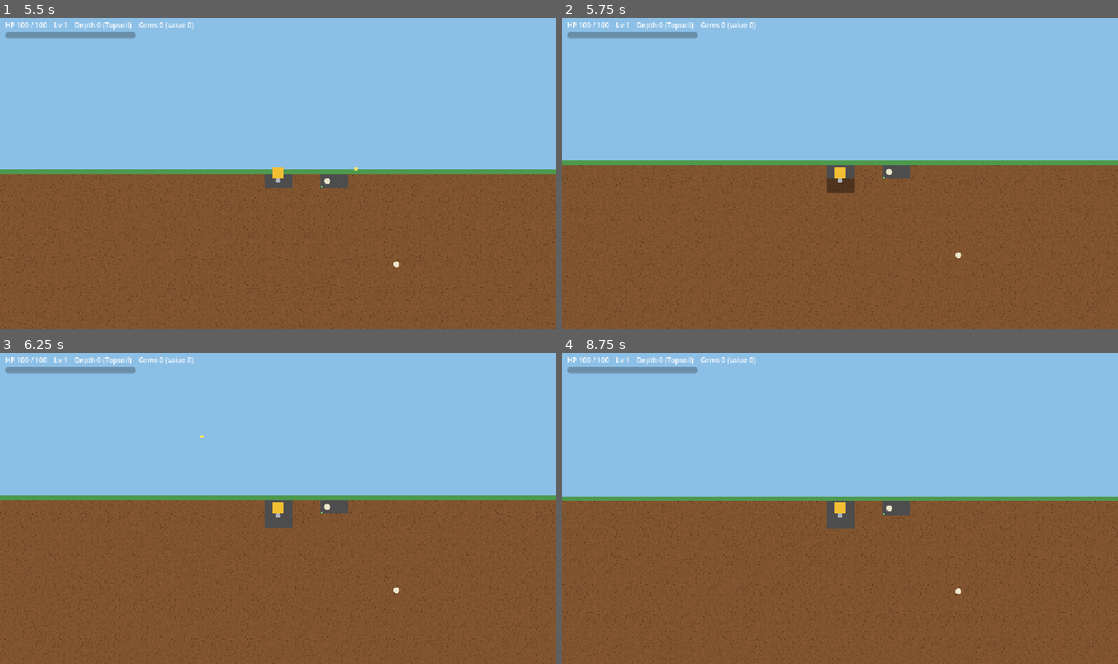
Above: before the commit, frames 1-4 (two rows, left to right).
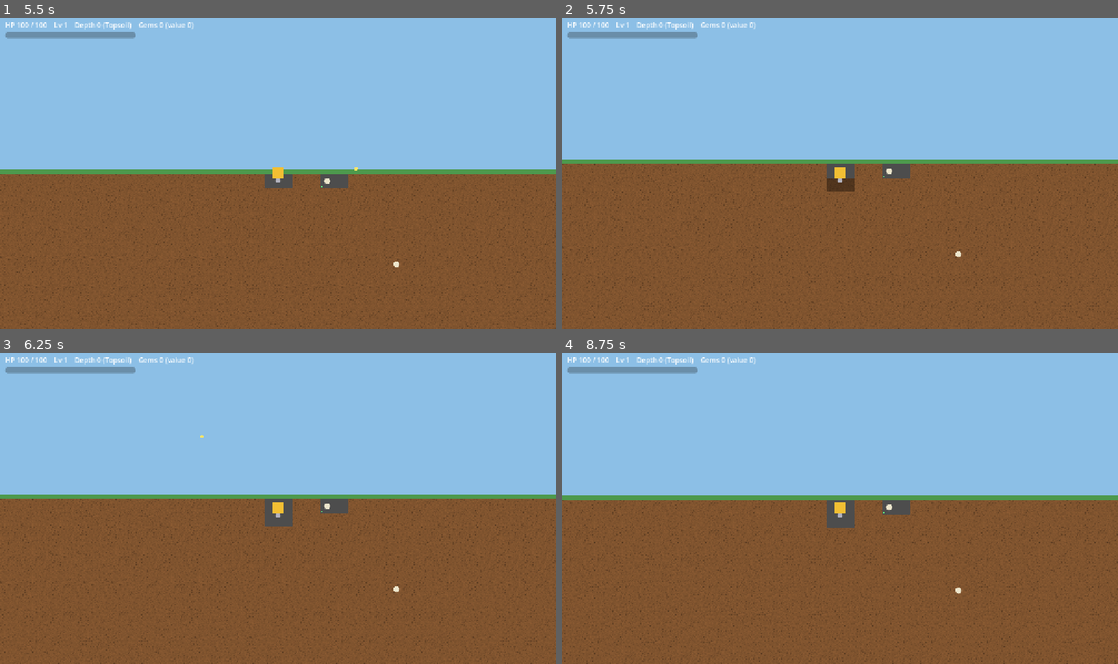
Above: after the commit, the same moments.

Repository: tygedavis/game-jam-2
Game: Godot game, scene res://scenes/surface.tscn
Two runs of this game, one before a commit and one after it. Both use one fixed random seed, a clock stepped at 60 frames per second and the inputs below.
Inputs (mouse positions are in pixels of both pictures, inside the frame that each line leads up to):
- Up to frame 1 (5.5 s): tap Enter at 0.5, 5 s; move the mouse to (400, 157) at 0.52 s; hold Right (ui_right) 0.53-1.25 s; tap 1 at 0.6, 5.1 s; click (400, 157) at 0.67 s; tap Space at 0.77, 2, 2.75, 3.5, 3.77 s; drag from (166, 189) to (250, 235) at 1.27 s; move the mouse to (333, 105) at 2.02 s; hold Right (ui_right) 2.03-2.75 s; tap 3 at 2.1 s; drag from (250, 235) to (111, 126) at 2.77 s; move the mouse to (444, 220) at 3.52 s; hold Left (ui_left) 3.53-4.25 s; tap Keypad Enter at 3.6 s; drag from (111, 126) to (194, 95) at 4.27 s; move the mouse to (305, 173) at 5.02 s; hold Down (ui_down) from 5.03 s (still down); click (305, 173) at 5.17 s
- Up to frame 2 (5.75 s): keep holding Down (ui_down)
- Up to frame 3 (6.25 s): release Down (ui_down) at 5.75 s; drag from (194, 430) to (166, 524) at 5.77 s
- Up to frame 4 (8.75 s): tap Space at 6.5, 6.77 s; move the mouse to (962, 492) at 6.52 s; hold Up (ui_up) 6.53-7.25 s; tap 3 at 6.6 s; drag from (728, 524) to (812, 570) at 7.27 s; move the mouse to (895, 440) at 8.02 s; hold Down (ui_down) from 8.03 s (still down); tap Keypad Enter at 8.1 s

Frame 1 is identical in both runs. In frame 2, 2.5% of the frame differs, in the area x 0-100%, y 45-100%; in frame 3, 2.5%; in frame 4, 2.6%.

Commit message:
Creep flush against blocking dirt so large steps can't stall digging
When a movement step was blocked, the drill stopped where it was, which could be
further than dig_contact from the dirt after speed upgrades or frame hitches.
Nothing was then in the dig zone and the drill never dug or moved again.

Co-Authored-By: Claude Sonnet 5.5 <noreply@anthropic.com>

Diff:
--- a/scripts/drill.gd
+++ b/scripts/drill.gd
@@ -106,6 +106,18 @@
 	var target := position + offset
 	if not _blocked(target) and not _hits_enemy(target):
 		position = target
+		return
+	# Blocked: creep up to the obstacle so we end flush against it. Otherwise a big step (speed
+	# upgrades, frame hitches) can stop us further away than `dig_contact`, and nothing gets dug.
+	var direction := offset.normalized()
+	var remaining := offset.length()
+	while remaining > 0.0:
+		var creep := minf(1.0, remaining)
+		var next := position + direction * creep
+		if _blocked(next) or _hits_enemy(next):
+			return
+		position = next
+		remaining -= creep
 
 
 ## True if moving to `center` would newly overlap an enemy (enemies are solid).
